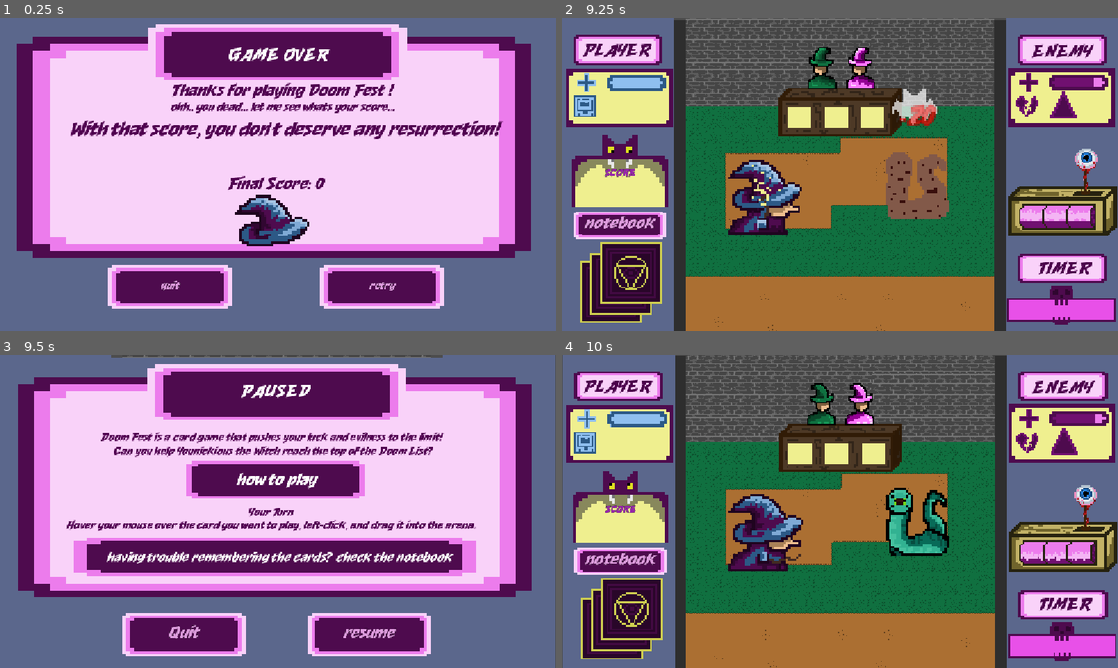
Above: before the commit, frames 1-4 (two rows, left to right).
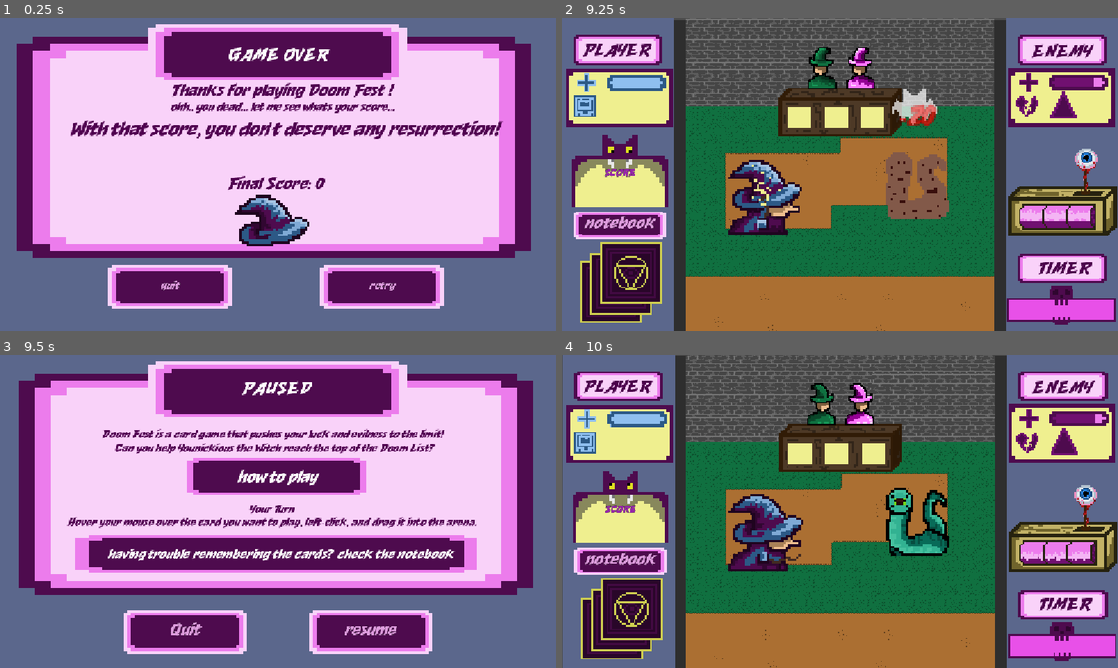
Above: after the commit, the same moments.

Repository: simigdalius/DoomFest
Game: Godot game, scene res://uiScenes/gameover.tscn
Two runs of this game, one before a commit and one after it. Both use one fixed random seed, a clock stepped at 60 frames per second and the inputs below. This scene is started directly instead of the project's main scene.
Inputs (mouse positions are in pixels of both pictures, inside the frame that each line leads up to):
- Up to frame 1 (0.25 s): no input
- Up to frame 2 (9.25 s): click "retry" at 0.5 s; click "notebook" at 1.25 s; click "OK" at 2 s; click "notebook" at 2.75 s; click "OK" at 3.5 s; click "notebook" at 4.25 s; click "OK" at 5 s; drag from (739, 284) to (940, 284) at 5.77 s; drag from (806, 284) to (940, 271) at 6.52 s; move the mouse to (873, 284) at 7.27 s; click (873, 284) at 7.35 s; drag from (940, 284) to (673, 127) at 8.02 s; move the mouse to (1006, 221) at 8.77 s; click (1006, 221) at 8.85 s
- Up to frame 3 (9.5 s): tap Escape (esc) at 9.4 s
- Up to frame 4 (10 s): click "resume" at 9.5 s

Frames 1-2 are identical in both runs. In frame 3, 20% of the frame differs, in the area x 3-100%, y 0-100%; in frame 4, nothing differs.

Commit message:
debugggg

Diff:
--- a/EventBus.gd
+++ b/EventBus.gd
@@ -29,3 +29,9 @@
 
 var buff_attack_turns: int = 0
 var buff: bool = false
+func reset_all_states() -> void:
+	buff_attack_turns = 0
+	current_weakness = null
+	buff = false
+	final_score = 0
+	print("EventBus states reset successfully!")
--- a/ingamescenes/arena.tscn
+++ b/ingamescenes/arena.tscn
@@ -816,9 +816,6 @@
 [node name="Node2D4" parent="." unique_id=1420620309 instance=ExtResource("36_dbnxn")]
 position = Vector2(584, 256)
 
-[node name="Control3" parent="." unique_id=2133262921 instance=ExtResource("37_6igc2")]
-visible = false
-
 [node name="Node2D5" parent="." unique_id=103059166 instance=ExtResource("37_v2gmw")]
 position = Vector2(0, -40)
 
@@ -1019,7 +1016,12 @@
 [node name="AudioStreamPlayer" parent="." unique_id=1709012857 instance=ExtResource("48_rau6s")]
 
 [node name="AudioStreamPlayer2" parent="." unique_id=433213751 instance=ExtResource("51_g3ire")]
-stream_paused = false
+
+[node name="CanvasLayer" type="CanvasLayer" parent="." unique_id=875825659]
+layer = 3
+
+[node name="Control3" parent="CanvasLayer" unique_id=2133262921 instance=ExtResource("37_6igc2")]
+visible = false
 
 [connection signal="timeout" from="Timer" to="enemyturn" method="_on_timer_timeout"]
 [connection signal="pressed" from="Button2" to="." method="_on_button_2_pressed"]
--- a/ingamescenes/enemyturn.gd
+++ b/ingamescenes/enemyturn.gd
@@ -13,6 +13,9 @@
 	EventBus.pop.connect(_on_pop_requested)
 
 func _on_turn_changed(is_player_turn: bool) -> void:
+	if not is_inside_tree():
+		return
+
 	if not is_player_turn:
 		play_enemy_turn()
 
@@ -22,16 +25,23 @@
 	clear_current_moves()
 
 	await start_rotation_sequence()
+	if not is_inside_tree(): return # Safety check
 
 	$froutakia.play("run")
 	$"../Timer".start()
 	$AudioStreamPlayer2.play()
 
 	await $"../Timer".timeout
+	if not is_inside_tree(): return # Safety check
+
 	$AudioStreamPlayer2.stop()
+
 	await generate_random_moves(3)
+	if not is_inside_tree(): return # Safety check
 
 	await get_tree().create_timer(1.0).timeout
+	if not is_inside_tree(): return # Safety check
+
 	Turns.start_player_turn()
 
 func generate_random_moves(amount: int) -> void:
@@ -42,6 +52,8 @@
 	var total_attack: int = 0
 
 	for i in range(amount):
+		if not is_inside_tree(): return # Safety check μέσα στο loop
+
 		var random_move: EnemyMove = possible_moves.pick_random()
 
 		var new_move_node = ENEMY_MOVE_SCENE.instantiate()
@@ -68,19 +80,23 @@
 			.set_ease(Tween.EASE_OUT)
 
 		await tween.finished
+		if not is_inside_tree(): return
+
 		await get_tree().create_timer(0.15).timeout
+		if not is_inside_tree(): return
 
 	if total_health > 0:
 		var final_health = 0
-		if total_health==1:
-			final_health=10
-		elif total_health==2:
-			final_health=20
-		elif total_health==3:
-			final_health=35
+		if total_health == 1:
+			final_health = 10
+		elif total_health == 2:
+			final_health = 20
+		elif total_health == 3:
+			final_health = 35
 		print("Πρόσθεση ", final_health, " health στον εχθρό!")
 		EventBus.pop.emit(final_health, Vector2(730, 230), true)
 		EventBus.enemy_healed.emit(final_health)
+
 	if total_attack > 0:
 		var final_damage = 0
 		if total_attack == 1:
--- a/ingamescenes/popup.gd
+++ b/ingamescenes/popup.gd
@@ -3,6 +3,7 @@
 @onready var label: Label = $Label
 
 func _ready() -> void:
+	add_to_group("popups")
 	$AnimatedSprite2D.hide()
 
 func setup(value: int, is_heal: bool = false) -> void:
@@ -23,10 +24,10 @@
 		 .set_trans(Tween.TRANS_CUBIC)\
 		 .set_ease(Tween.EASE_OUT)
 
-	# 2. Fade out (γίνεται διαφανές στο τέλος)
 	tween.tween_property(self, "modulate:a", 0.0, 0.9)\
 		 .set_trans(Tween.TRANS_LINEAR)\
 		 .set_ease(Tween.EASE_IN)
 
 	await tween.finished
-	queue_free()
+	if is_inside_tree():
+		queue_free()
--- a/turns.gd
+++ b/turns.gd
@@ -33,3 +33,11 @@
 func start_new_battle() -> void:
 	EventBus.enemy_spawned.emit()
 	start_player_turn()
+
+
+func reset_all_turns() -> void:
+	current_turn = Turn.PLAYER
+	cards_allowed_this_turn = 1
+	cards_played_this_turn = 0
+	turn_changed.emit(true)
+	print("turn states reset successfully!")
--- a/uiScenes/control.gd
+++ b/uiScenes/control.gd
@@ -23,6 +23,14 @@
 
 func _on_button_4_pressed() -> void:
 	get_tree().paused = false
+
+	var tweens = get_tree().get_processed_tweens()
+	for t in tweens:
+		if t and t.is_valid():
+			t.kill()
+	get_tree().call_group("popups", "queue_free")
+	EventBus.reset_all_states()
+	Turns.reset_all_turns()
 	get_tree().change_scene_to_file("res://uiScenes/mainmenu.tscn")
 
 
--- a/uiscripts/gameover.gd
+++ b/uiscripts/gameover.gd
@@ -11,10 +11,27 @@
 		$AudioStreamPlayer.play()
 
 func _on_button_2_pressed() -> void:
+	get_tree().paused = false
+
+	var tweens = get_tree().get_processed_tweens()
+	for t in tweens:
+		if t and t.is_valid():
+			t.kill()
+	get_tree().call_group("popups", "queue_free")
+	EventBus.reset_all_states()
+	Turns.reset_all_turns()
 	get_tree().change_scene_to_file("res://uiScenes/mainmenu.tscn")
 
+func _on_button_3_pressed() -> void:
+	get_tree().paused = false
 
-func _on_button_3_pressed() -> void:
+	var tweens = get_tree().get_processed_tweens()
+	for t in tweens:
+		if t and t.is_valid():
+			t.kill()
+	get_tree().call_group("popups", "queue_free")
+	EventBus.reset_all_states()
+	Turns.reset_all_turns()
 	get_tree().change_scene_to_file("res://ingamescenes/arena.tscn")
 
 func checkscore():
Not shown, changed: assets/sfxandMusic/LonePeakMusic - 35 Paraneural -Retro Gaming Version-.wav.import
